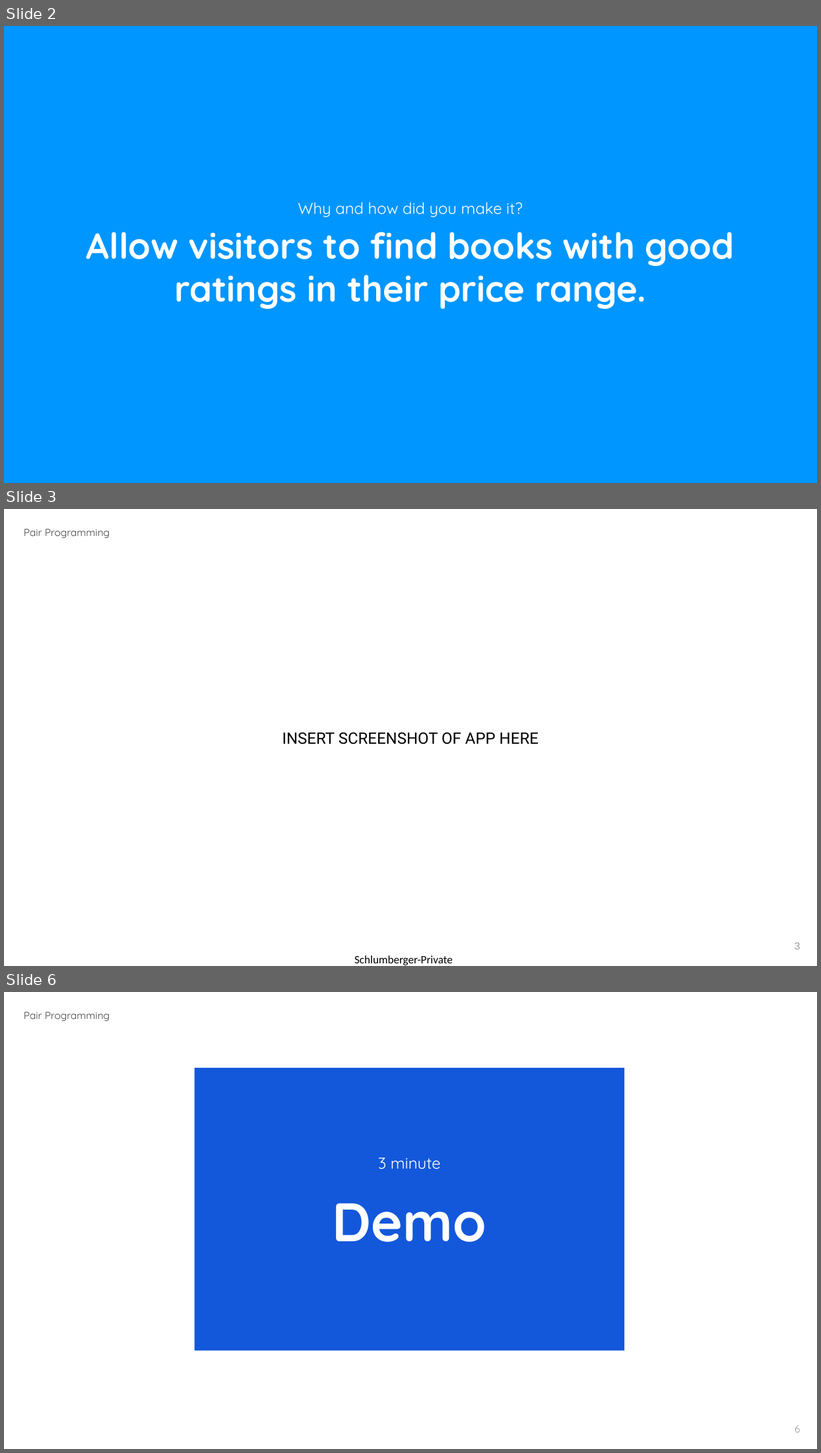
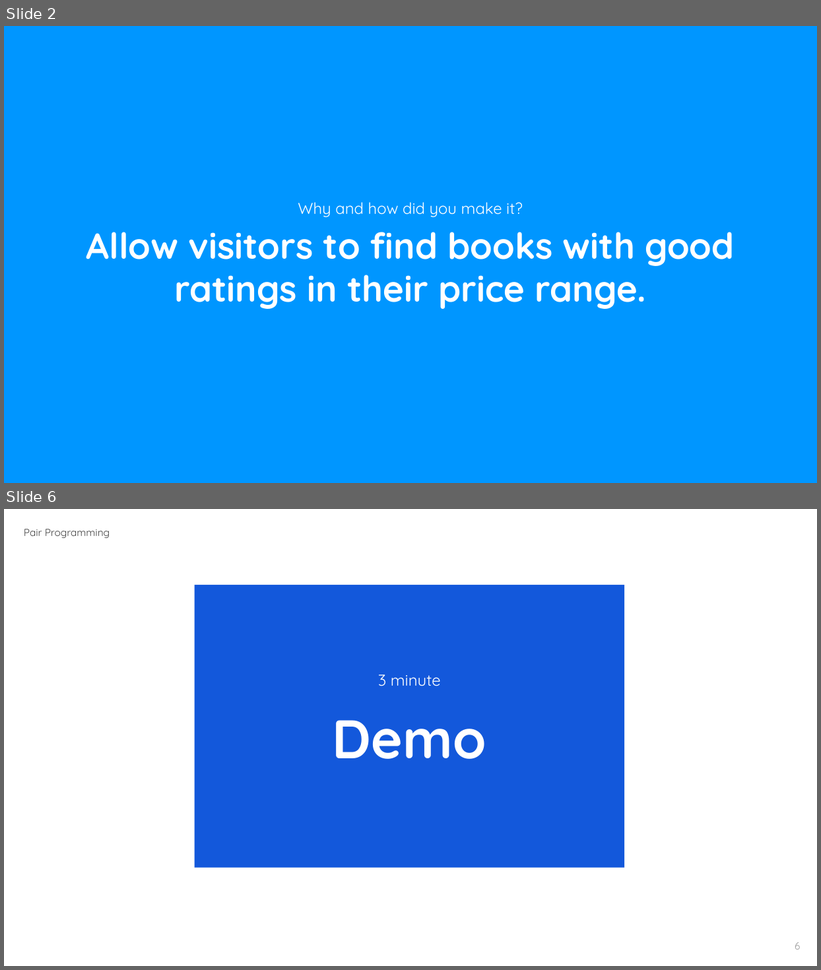
Before and after one commit to packback2000/BrainStation-PairProgramming, a slide deck: PairProgrammingTemplate 2022.pptx. Shown one above the other, each under a label of ours: slides 2, 3 and 6 before the commit, slides 2 and 6 after it; the slides between them are not shown. The pictures are 821x1453 and 821x970 pixels, drawn with LibreOffice and Linux fonts; fonts in the diff are those of the drawing; background and template pictures are left out. Boxes give left, top, right and bottom in pixels: in the first picture for what was removed or moved away, otherwise in the second. Text is boxed around its words. In the diff, an @@ line names an element or a change of style, - is before the commit and + after.

```diff
--- a/PairProgrammingTemplate 2022.pptx
+++ b/PairProgrammingTemplate 2022.pptx
@@ slide 3 removed at [4, 509, 817, 966], background #FFFFFF; not listed: 1 template element that a slide beside it also shows @@
@@ subtitle removed at [24, 529, 110, 538] @@
-Pair Programming
@@ text removed at [283, 732, 539, 745] @@
-INSERT SCREENSHOT OF APP HERE
@@ text removed at [354, 956, 453, 966] @@
-Schlumberger-Private
```
Also in this commit, not shown: 3 slides changed, 1 slide added, 1 other file.
